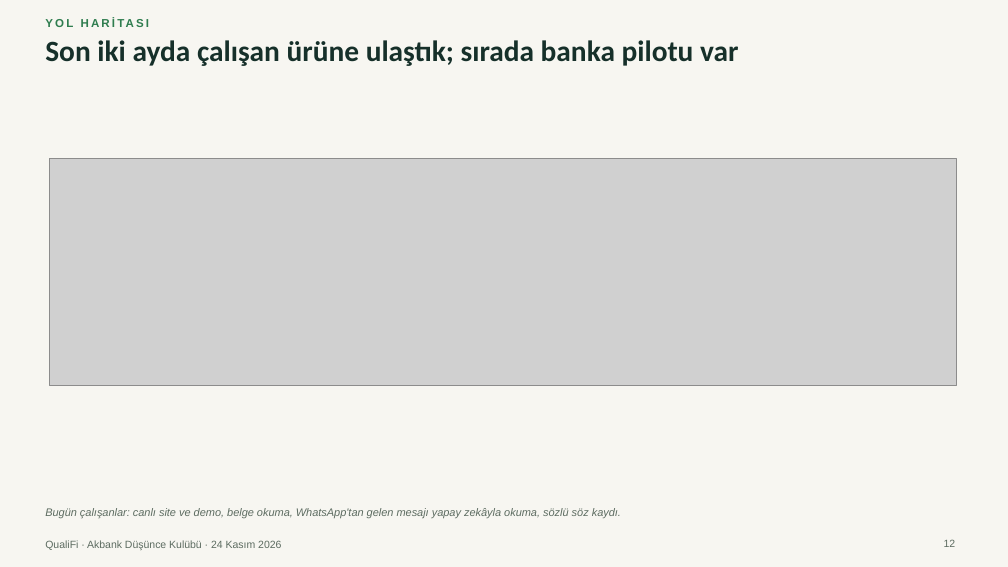
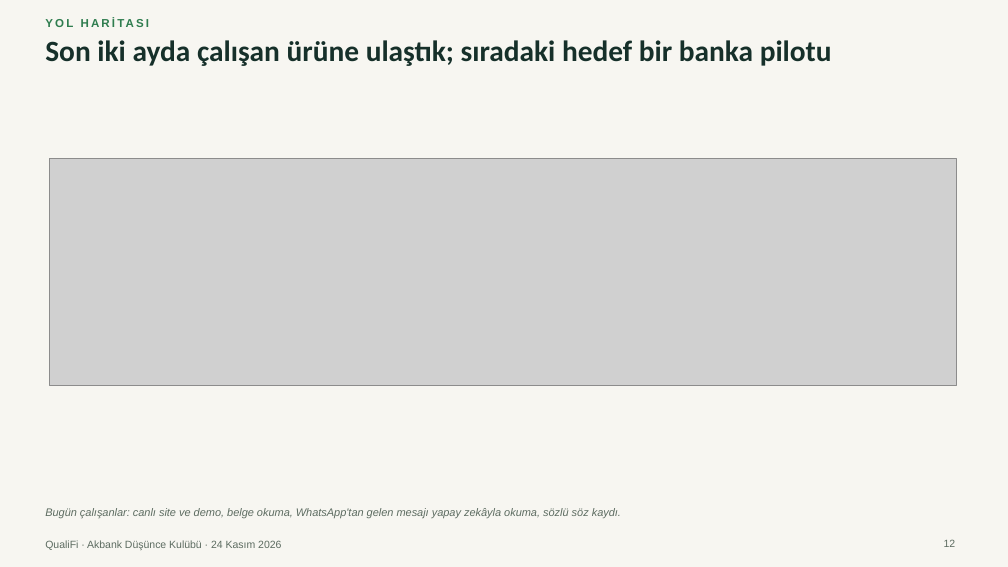
Before and after one commit to Talhaguler1/qualifi-41598058, a slide deck: slide 12 of marketing/presentation-2026-11-24/QualiFi-final-sunum.pptx. Drawn at 1008x567 pixels with LibreOffice and Linux fonts; fonts in the diff are those of the drawing; grey boxes stand for pictures. Boxes give left, top, right and bottom in pixels: in the first picture for what was removed or moved away, otherwise in the second. Text is boxed around its words. In the diff, an @@ line names an element or a change of style, - is before the commit and + after.

```diff
--- a/marketing/presentation-2026-11-24/QualiFi-final-sunum.pptx
+++ b/marketing/presentation-2026-11-24/QualiFi-final-sunum.pptx
@@ text at (x1=45, y1=40, x2=832, y2=66): text changed @@
-Son iki ayda çalışan ürüne ulaştık; sırada banka pilotu var
+Son iki ayda çalışan ürüne ulaştık; sıradaki hedef bir banka pilotu
```
Also in this commit, not shown: 2 other slides changed, 4 other files.
